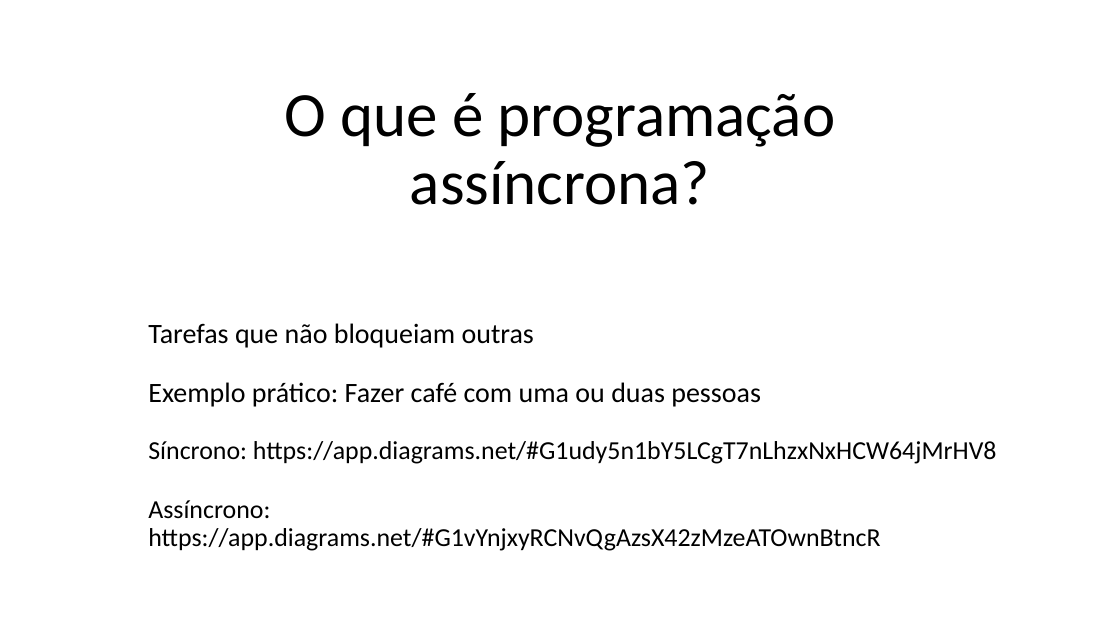
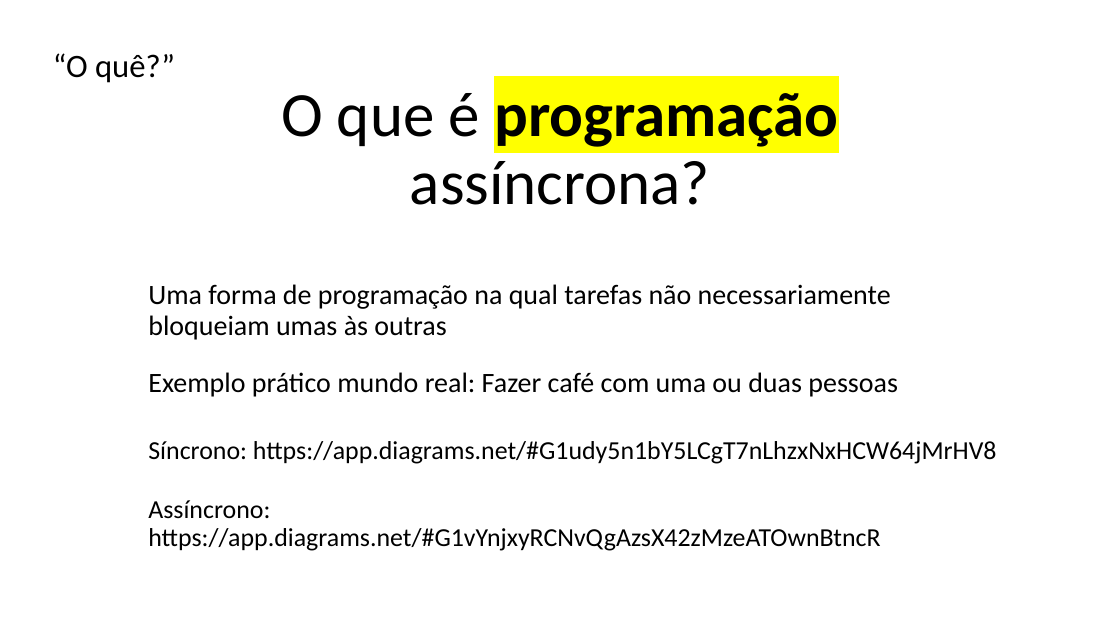
Before and after one commit to alanliongar/connectSpace_Assincronia, a slide deck: slide 10 of Apresentação do ConnectSpace.pptx (slide 6 before the commit). Drawn at 1120x630 pixels with LibreOffice and Linux fonts; fonts in the diff are those of the drawing; background and template pictures are left out. Boxes give left, top, right and bottom in pixels: in the first picture for what was removed or moved away, otherwise in the second. Text is boxed around its words. In the diff, an @@ line names an element or a change of style, - is before the commit and + after.

```diff
--- a/Apresentação do ConnectSpace.pptx
+++ b/Apresentação do ConnectSpace.pptx
@@ text added at box(53, 53, 175, 83), 28 pt, text #000000 @@
+“O quê?”
@@ title "O que é programação assíncrona?" at box(281, 93, 838, 205): highlight none to #FFFF00, bold on in "programação" @@
@@ text at box(148, 284, 891, 340): text changed @@
-Tarefas que não bloqueiam outras
+Uma forma de programação na qual tarefas não necessariamente bloqueiam umas às outras
@@ text at box(148, 372, 898, 397): text changed @@
-Exemplo prático: Fazer café com uma ou duas pessoas
+Exemplo prático mundo real: Fazer café com uma ou duas pessoas
```
Also in this commit, not shown: 11 other slides changed, 6 slides added, 4 other files.
